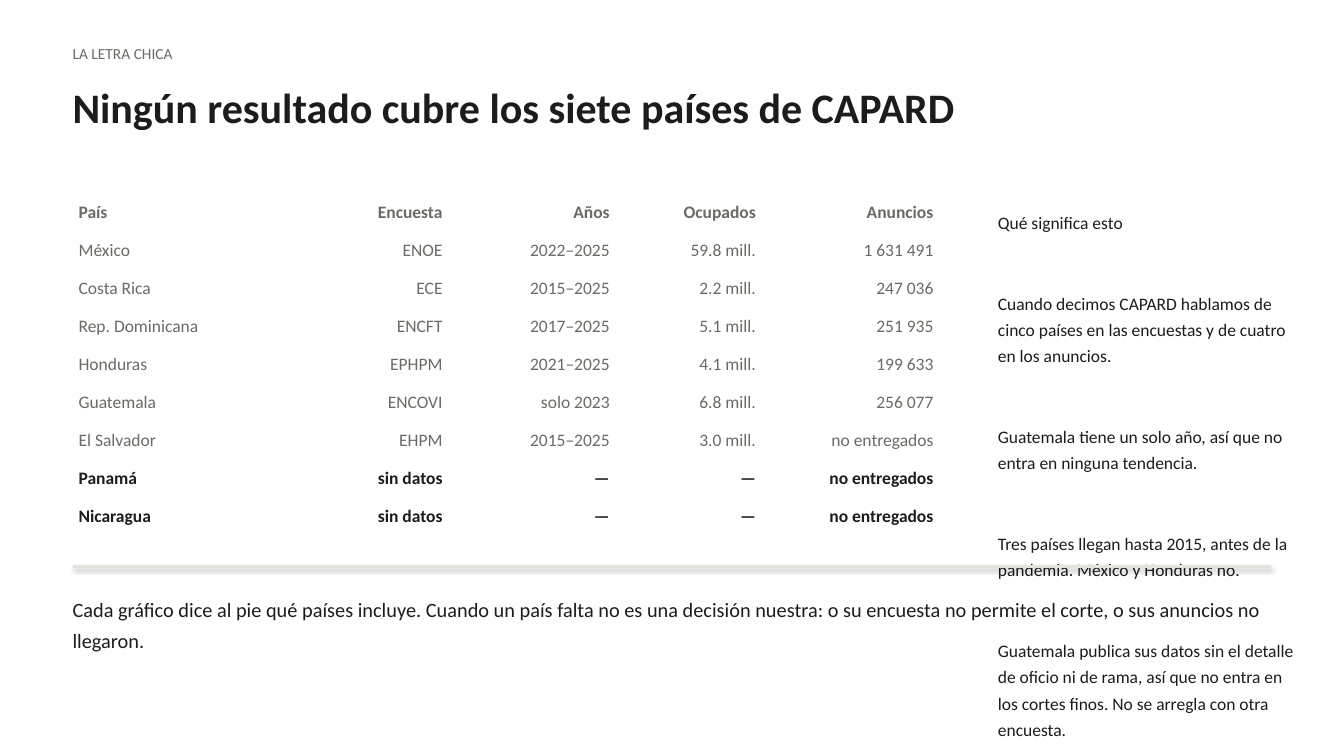
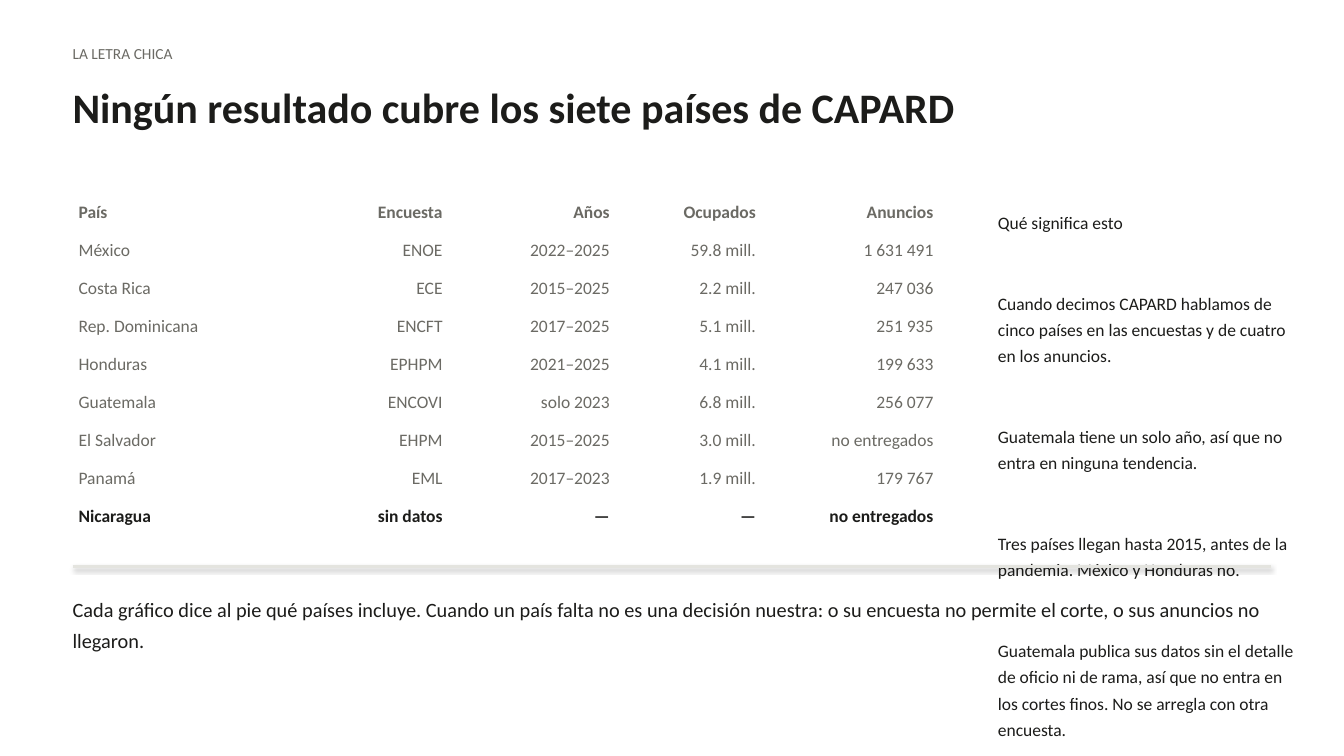
Before and after one commit to etorresram/CID-Technical-Note, a slide deck: slide 5 of Presentacion_CID_IA_Sectores.pptx. Drawn at 1344x756 pixels with LibreOffice and Linux fonts; fonts in the diff are those of the drawing. Boxes give left, top, right and bottom in pixels: in the first picture for what was removed or moved away, otherwise in the second. Text is boxed around its words. In the diff, an @@ line names an element or a change of style, - is before the commit and + after.

```diff
--- a/Presentacion_CID_IA_Sectores.pptx
+++ b/Presentacion_CID_IA_Sectores.pptx
@@ table at bbox=[73, 197, 940, 539] @@
-row 8: Panamá | sin datos | — | — | no entregados
+row 8: Panamá | EML | 2017–2023 | 1.9 mill. | 179 767
@@ text colour #1C1C1A to #6B6A64, bold off in "Panamá" @@
```
Also in this commit, not shown: 5 other slides changed, 4 other files.
